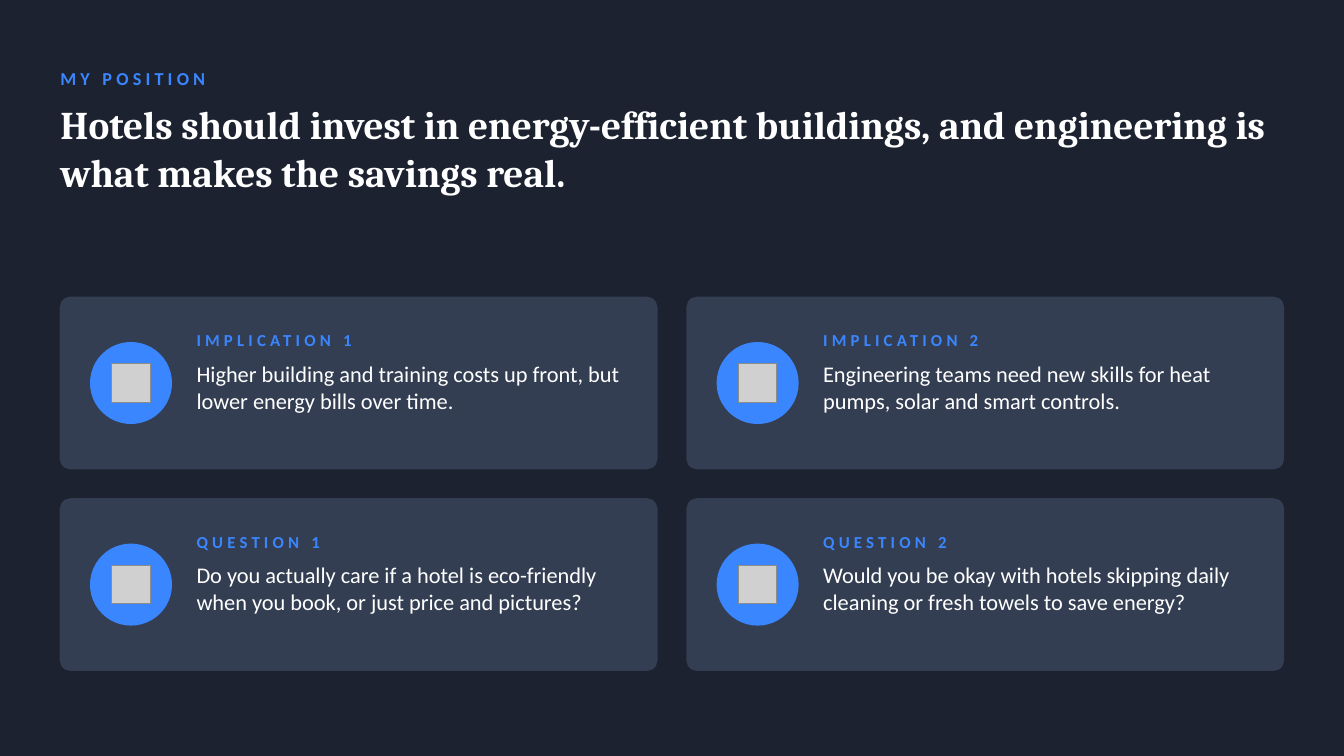
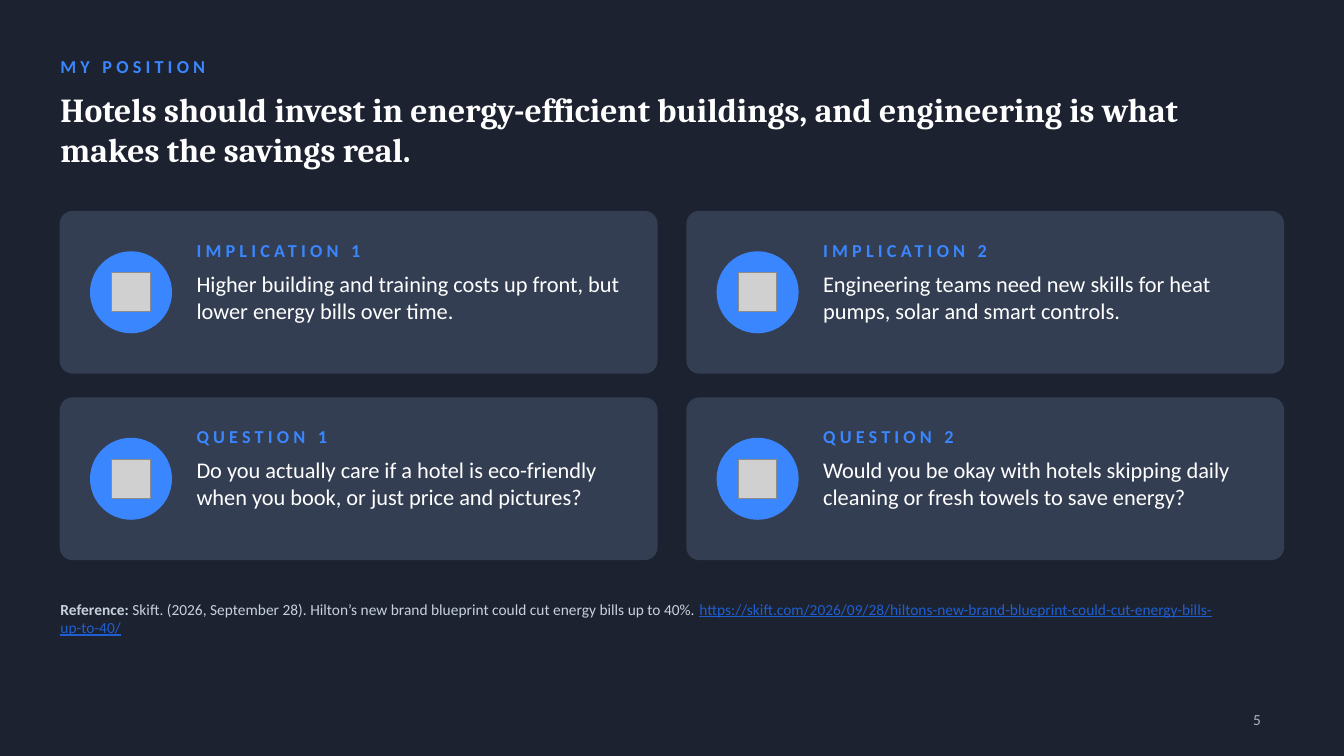
Before and after one commit to Hsattar123/hsattar, a slide deck: slide 5 of Facility Engineering - Version B (Hilton Clean Energy Hotel).pptx (slide 6 before the commit). Drawn at 1344x756 pixels with LibreOffice and Linux fonts; fonts in the diff are those of the drawing; grey boxes stand for pictures. Boxes give left, top, right and bottom in pixels: in the first picture for what was removed or moved away, otherwise in the second. Text is boxed around its words. In the diff, an @@ line names an element or a change of style, - is before the commit and + after.

```diff
--- a/Facility Engineering - Version B (Hilton Clean Energy Hotel).pptx
+++ b/Facility Engineering - Version B (Hilton Clean Energy Hotel).pptx
@@ text "MY POSITION": place and size @@
-text "MY POSITION" at <box>60,73,205,85</box>
+text "MY POSITION" at <box>60,61,205,73</box>
@@ text "Hotels should invest in energy-efficient ...": place and size @@
-text "Hotels should invest in energy-efficient ..." at <box>60,111,1265,196</box>
+text "Hotels should invest in energy-efficient ..." at <box>60,98,1178,170</box>
@@ text "Hotels should invest in energy-efficient ..." at <box>60,98,1178,170</box>: size 28 to 24 pt @@
@@ rounded rectangle: place and size @@
-rounded rectangle at <box>60,297,657,469</box>
+rounded rectangle at <box>60,212,657,373</box>
@@ rounded rectangle: place and size @@
-rounded rectangle at <box>688,297,1285,469</box>
+rounded rectangle at <box>688,212,1285,373</box>
@@ 4 texts, 2 ellipses: place and size @@
-4 texts, 2 ellipses at <box>91,335,1210,423</box>
+4 texts, 2 ellipses at <box>91,245,1210,333</box>
@@ picture added at <box>112,273,150,312</box> @@
@@ picture added at <box>738,273,776,312</box> @@
@@ picture removed at <box>112,364,150,402</box> @@
@@ picture removed at <box>738,364,776,402</box> @@
@@ rounded rectangle: place and size @@
-rounded rectangle at <box>60,499,657,670</box>
+rounded rectangle at <box>60,398,657,560</box>
@@ proportions changed in 4 elements at <box>60,212,657,373</box>, <box>688,212,1285,373</box>, <box>60,398,657,560</box>, <box>688,398,1285,560</box> @@
@@ rounded rectangle: place and size @@
-rounded rectangle at <box>688,499,1285,670</box>
+rounded rectangle at <box>688,398,1285,560</box>
@@ 4 texts, 2 ellipses: place and size @@
-4 texts, 2 ellipses at <box>91,537,1230,625</box>
+4 texts, 2 ellipses at <box>91,431,1230,519</box>
@@ size 12 to 13 pt in 4 elements at <box>351,245,360,257</box>, <box>978,245,987,257</box>, <box>197,431,327,446</box>, <box>823,431,953,446</box> @@
@@ picture added at <box>112,460,150,498</box> @@
@@ picture added at <box>738,460,776,498</box> @@
@@ picture removed at <box>112,566,150,604</box> @@
@@ picture removed at <box>738,566,776,604</box> @@
@@ text added at <box>60,604,1211,636</box>, 11 pt, text #1F5FD1, underline @@
+Reference: Skift. (2026, September 28). Hilton’s new brand blueprint could cut energy bills up to 40%. https://skift.com/2026/09/28/hiltons-new-brand-blueprint-could-cut-energy-bills-up-to-40/
@@ page number added at <box>1253,715,1261,725</box>, 11 pt, text #A9B3C4 @@
+5
```
Also in this commit, not shown: 1 other slide changed, 3 slides added, 4 slides removed, 3 other files.
